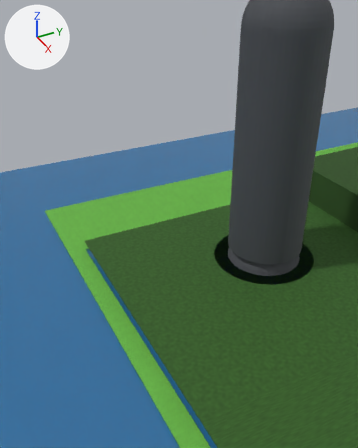
The Blender file blender-tots/tots-model.blend as it was, and as the next commit left it.
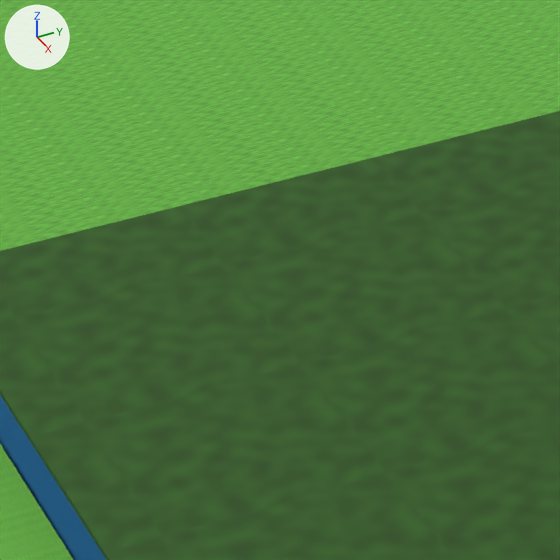
Old and new are each drawn from a 50 mm camera at (272.0, -860.0, 581.0) aimed at (-554.0, -440.0, 41.0) and again close up on the part from 27% to 48% of the width and 46% to 63% of the height. The lights are fixed; the arrows at upper left show +X, +Y and +Z. The first two pictures are the older version. Text is drawn in Blender's own font.

Names of what the first close-up shows: '平原_南側塊', '海', '無實體_南側', '無實體_西側'.
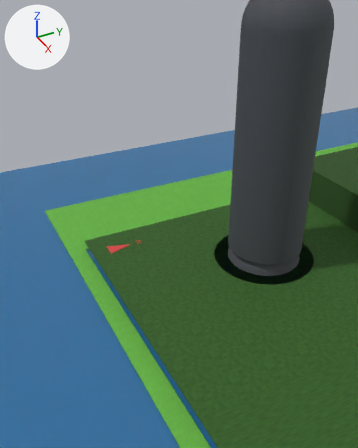
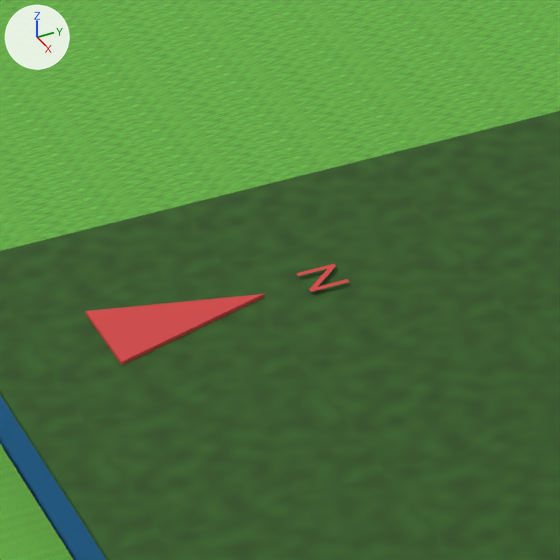
Location of each change, (x1, y1, x2, y2) in pixels of the close-ups (560 x 560 px):
```json
{"object": "指北標示_箭頭", "change": "added", "after": [85, 294, 264, 365], "on screen": "red"}
{"object": "標籤_N", "change": "added", "after": [296, 264, 349, 292]}
```

Scene script edits in JSON lines:
```json
{"op": "add", "block": "mat_tots_compass", "code": ["mat_tots_compass = principled_material('ToTS_compass')", "mat_tots_compass.base_color = (0.672, 0.0595, 0.0595)  # red #d64545", "mat_tots_compass.roughness = 0.8"]}
{"op": "add", "block": "me_指北標示_箭頭", "code": ["me_指北標示_箭頭 = bpy.data.meshes.new('指北標示_箭頭')", "me_指北標示_箭頭.from_pydata([(-585.0, -541.5, 0.0), (-600.0, -591.5, 0.0), (-570.0, -591.5, 0.0), (-585.0, -541.5, 1.2), (-600.0, -591.5, 1.2), (-570.0, -591.5, 1.2)], [], [(4, 3, 0), (4, 0, 1), (0, 2, 1), (2, 5, 4), (2, 4, 1), (5, 3, 4), (3, 5, 2), (3, 2, 0)])", "me_指北標示_箭頭.materials.append(mat_tots_compass)  # red #d64545"]}
{"op": "remove", "block": "txt_text", "code": "txt_text.materials.append(mat_tots_text)  # black #202020"}
{"op": "set", "path": "txt_text.body", "old": "'初級1F'", "new": "'N'"}
{"op": "add", "block": "txt_text", "code": "txt_text.materials.append(mat_tots_compass)  # red #d64545"}
{"op": "set", "path": "txt_text.size", "old": "13.0", "new": "18.0"}
{"op": "add", "block": "ob_標籤_n", "code": ["ob_標籤_n = bpy.data.objects.new('標籤_N', txt_text)", "ob_標籤_n.location = (-585.0, -523.5, 1.5)"]}
{"op": "add", "block": "ob_指北標示_箭頭", "code": ["ob_指北標示_箭頭 = bpy.data.objects.new('指北標示_箭頭', me_指北標示_箭頭)", "ob_指北標示_箭頭.location = (0.0, 0.0, 0.0)"]}
```
